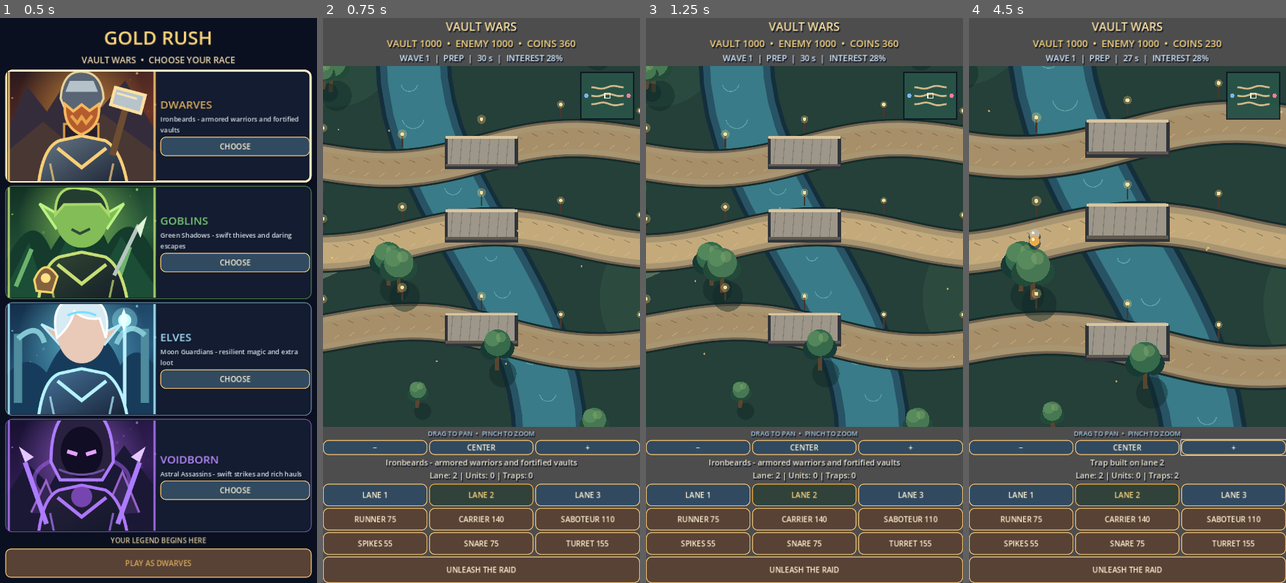
Above: before the commit, frames 1-4 (left to right).
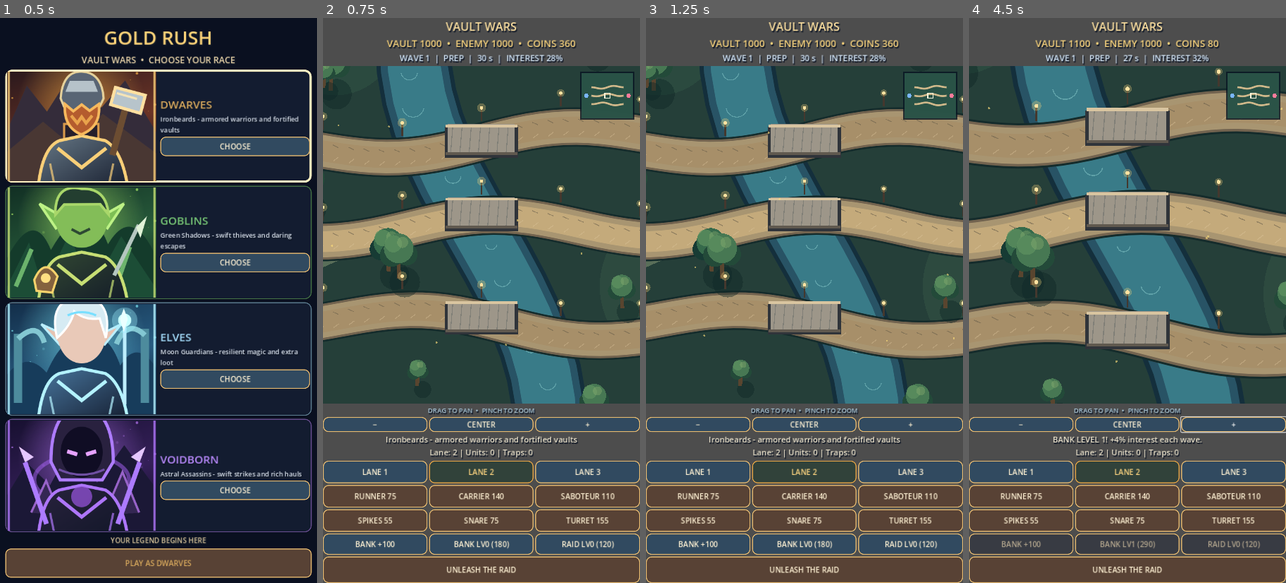
Above: after the commit, the same moments.

Repository: krzych3d/Gold-rush-mobile
Game: Godot game, scene res://main.tscn
The game is run twice, just before and just after one commit, with the same random seed, the same clock (stepped at 60 frames per second) and the same inputs.
Inputs (mouse positions are in pixels of both pictures, inside the frame that each line leads up to):
- Up to frame 1 (0.5 s): no input
- Up to frame 2 (0.75 s): click "PLAY AS DWARVES" at 0.5 s
- Up to frame 3 (1.25 s): no input
- Up to frame 4 (4.5 s): click (1019, 543) at 1.25 s, where only the run after the commit has a clickable "BANK +100"; click (1127, 543) at 2 s, where only the run after the commit has a clickable "BANK LV0 (180)"; click "−" at 2.75 s; click "CENTER" at 3.5 s; click "+" at 4.25 s

Frame 1 is identical in both runs. In frame 2, 41% of the frame differs, in the area x 0-100%, y 8-95%; in frame 3, 41%; in frame 4, 42%, in the area x 0-100%, y 3-95%.

Commit message:
Add economic strategy: vault deposits, upgradable compounding bank and persistent raid training

Diff:
--- a/scripts/game.gd
+++ b/scripts/game.gd
@@ -19,6 +19,11 @@
 var gold := [1000, 1000]
 var wallet := [360, 360]
 var interest_last := [0, 0]
+var bank_level := 0
+var bank_button: Button
+var invest_button: Button
+var raid_button: Button
+var raid_boost := 0
 var victory_reason := ""
 var lane := 1
 var orders: Array = [[], []]
@@ -122,6 +127,29 @@
 				button.pressed.connect(_buy_unit.bind(index))
 			else:
 				button.pressed.connect(_buy_trap.bind(index))
+	var economy_row := HBoxContainer.new()
+	root.add_child(economy_row)
+	bank_button = Button.new()
+	bank_button.text = "BANK +100"
+	bank_button.size_flags_horizontal = Control.SIZE_EXPAND_FILL
+	bank_button.custom_minimum_size.y = 48
+	_style_button(bank_button, true)
+	economy_row.add_child(bank_button)
+	bank_button.pressed.connect(_deposit_gold)
+	invest_button = Button.new()
+	invest_button.text = "UPGRADE BANK"
+	invest_button.size_flags_horizontal = Control.SIZE_EXPAND_FILL
+	invest_button.custom_minimum_size.y = 48
+	_style_button(invest_button, true)
+	economy_row.add_child(invest_button)
+	invest_button.pressed.connect(_upgrade_bank)
+	raid_button = Button.new()
+	raid_button.text = "RAID BOOST"
+	raid_button.size_flags_horizontal = Control.SIZE_EXPAND_FILL
+	raid_button.custom_minimum_size.y = 48
+	_style_button(raid_button, true)
+	economy_row.add_child(raid_button)
+	raid_button.pressed.connect(_buy_raid_boost)
 	var start := Button.new()
 	start.text = "START ATTACK"
 	start.custom_minimum_size.y = 60
@@ -264,6 +292,31 @@
 	message = "Selected lane %d" % (lane + 1)
 	_refresh()
 
+func _deposit_gold() -> void:
+	if phase != "PREP" or wallet[0] < 100:
+		return
+	wallet[0] -= 100
+	gold[0] += 100
+	message = "100 coins secured in your vault."
+	_refresh()
+
+func _upgrade_bank() -> void:
+	var cost: int = 180 + bank_level * 110
+	if phase != "PREP" or bank_level >= 5 or wallet[0] < cost:
+		return
+	wallet[0] -= cost
+	bank_level += 1
+	message = "BANK LEVEL %d! +4%% interest each wave." % bank_level
+	_refresh()
+
+func _buy_raid_boost() -> void:
+	if phase != "PREP" or wallet[0] < 120 or raid_boost >= 3:
+		return
+	wallet[0] -= 120
+	raid_boost += 1
+	message = "Raid training %d/3: faster, stronger thieves." % raid_boost
+	_refresh()
+
 func _buy_unit(kind: int) -> void:
 	if phase != "PREP":
 		return
@@ -345,6 +398,9 @@
 			3:
 				unit_speed *= 1.1
 				unit_capacity += 15
+	if side == 0:
+		unit_health *= 1.0 + float(raid_boost) * 0.12
+		unit_speed *= 1.0 + float(raid_boost) * 0.08
 	units.append({"side": side, "lane": path, "kind": kind, "position": offset, "returning": false, "health": unit_health, "speed": unit_speed, "capacity": unit_capacity, "carried": 0, "stunned": 0.0, "disarmed": false, "triggered": []})
 
 func _tick() -> void:
@@ -444,7 +500,7 @@
 		return
 	# Vault savings compound; dwarves receive a substantial faction bonus.
 	for side in 2:
-		var rate: float = 0.28 if side == 0 and selected_race == 0 else 0.18
+		var rate: float = (0.28 if selected_race == 0 else 0.18) + float(bank_level) * 0.04 if side == 0 else 0.18
 		var payout: int = maxi(20, int(floor(float(gold[side]) * rate)))
 		interest_last[side] = payout
 		gold[side] += payout
@@ -458,10 +514,15 @@
 	race_button.text = "RACE: " + RACE_NAMES[selected_race]
 	race_button.disabled = true
 	hud.text = "VAULT %d  •  ENEMY %d  •  COINS %d" % [gold[0], gold[1], wallet[0]]
-	timer_label.text = "WAVE %d  |  %s  |  %02d s  |  INTEREST %d%%" % [wave, phase, int(maxf(0.0, ceilf(remaining))), 28 if selected_race == 0 else 18]
+	timer_label.text = "WAVE %d  |  %s  |  %02d s  |  INTEREST %d%%" % [wave, phase, int(maxf(0.0, ceilf(remaining))), (28 if selected_race == 0 else 18) + bank_level * 4]
 	info.text = message + "\nLane: %d | Units: %d | Traps: %d" % [lane + 1, orders[0].size(), traps[0].size()]
 	for i in range(3, 9):
 		controls[i].disabled = phase != "PREP"
+	bank_button.disabled = phase != "PREP" or wallet[0] < 100
+	invest_button.disabled = phase != "PREP" or bank_level >= 5 or wallet[0] < 180 + bank_level * 110
+	raid_button.disabled = phase != "PREP" or raid_boost >= 3 or wallet[0] < 120
+	invest_button.text = "BANK LV%d (%d)" % [bank_level, 180 + bank_level * 110] if bank_level < 5 else "BANK MAX"
+	raid_button.text = "RAID LV%d (120)" % raid_boost if raid_boost < 3 else "RAID MAX"
 	controls[9].disabled = phase == "ATTACK"
 	controls[9].text = "PLAY AGAIN" if phase == "END" else "UNLEASH THE RAID" if phase == "PREP" else "BATTLE IN PROGRESS"
 	for i in 3:
